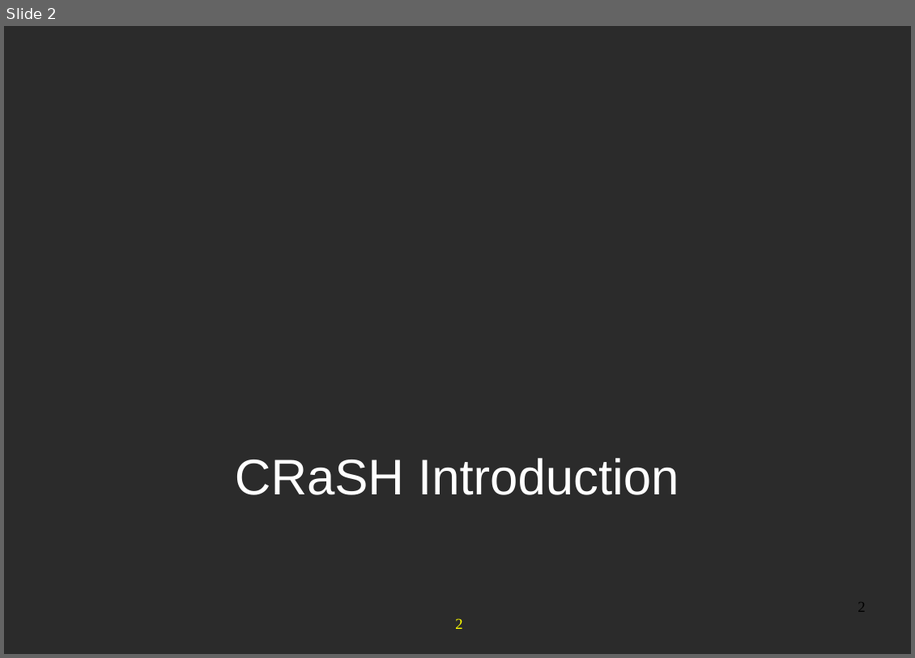
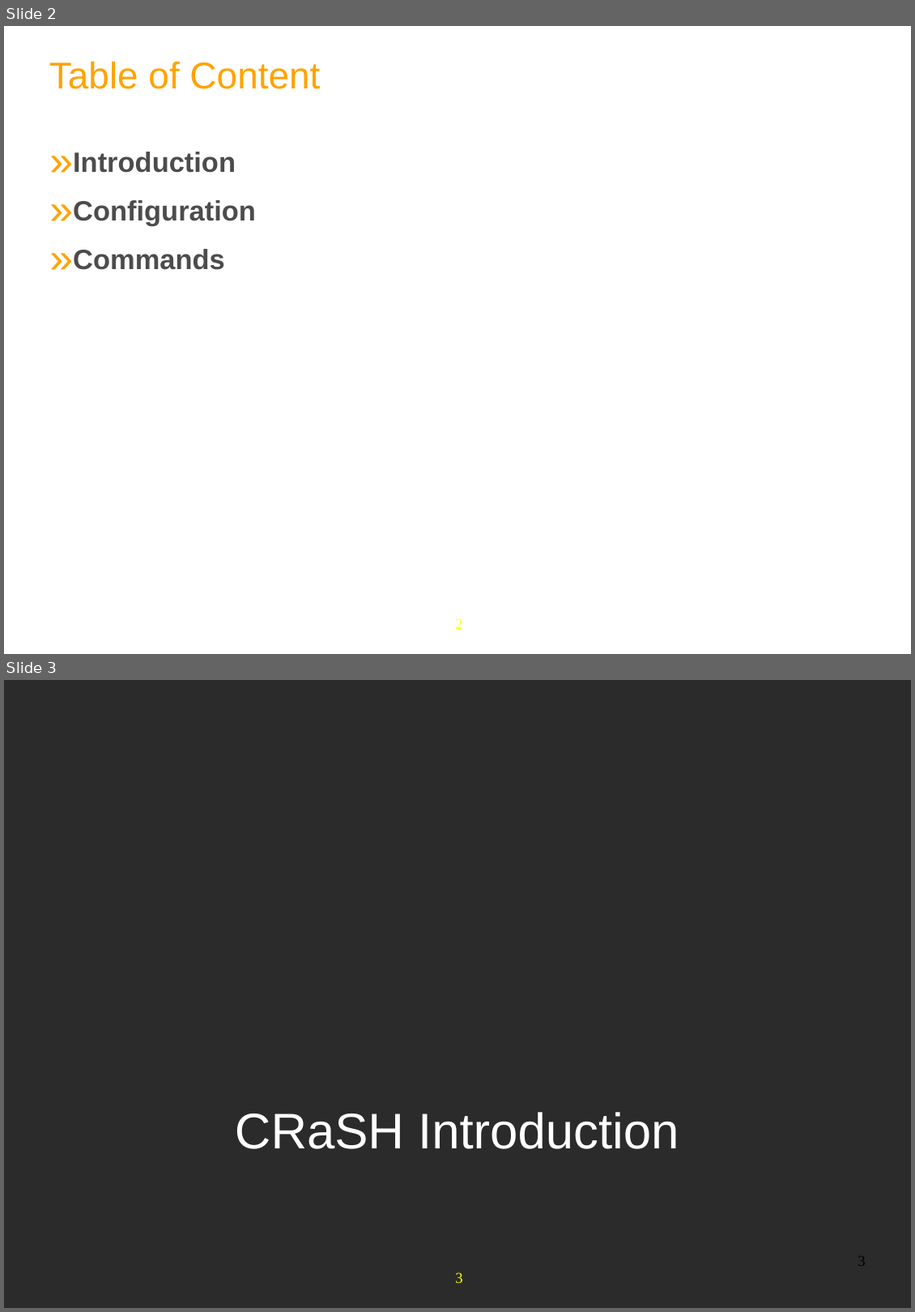
Before and after one commit to anhvurz90/training, a slide deck: plf3_5/eXoDeveloper/800-crash/800-crash-en.pptx. Shown one above the other, each under a label of ours: slide 2 before the commit, slides 2 and 3 after it. The pictures are 915x658 and 915x1312 pixels, drawn with LibreOffice and Linux fonts; fonts in the diff are those of the drawing; background and template pictures are left out; a plain dark background stands for a picture behind light text. Boxes give left, top, right and bottom in pixels: in the first picture for what was removed or moved away, otherwise in the second. Text is boxed around its words. In the diff, an @@ line names an element or a change of style, - is before the commit and + after.

```diff
--- a/plf3_5/eXoDeveloper/800-crash/800-crash-en.pptx
+++ b/plf3_5/eXoDeveloper/800-crash/800-crash-en.pptx
@@ slide 2 added at [4,26,911,654], background #FFFFFF; not listed: 1 template element that a slide beside it also shows @@
@@ text added at [49,61,320,89], 32 pt, text #FFA300 @@
+Table of Content
@@ text added at [73,152,256,270], 24 pt, text #4C4C4C, bold @@
+» Introduction
+» Configuration
+» Commands
@@ what was slide 2 is now slide 3 @@
@@ page number at [858,1257,865,1265]: text changed @@
-2
+3
@@ page number at [455,1272,462,1283]: text changed @@
-2
+3
```
Also in this commit, not shown: 1 other file.
